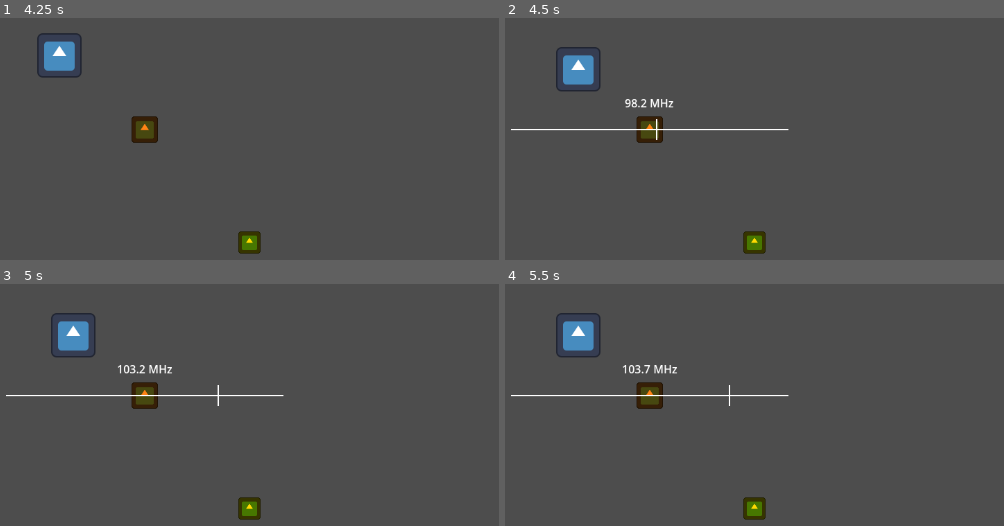
Above: before the commit, frames 1-4 (two rows, left to right).
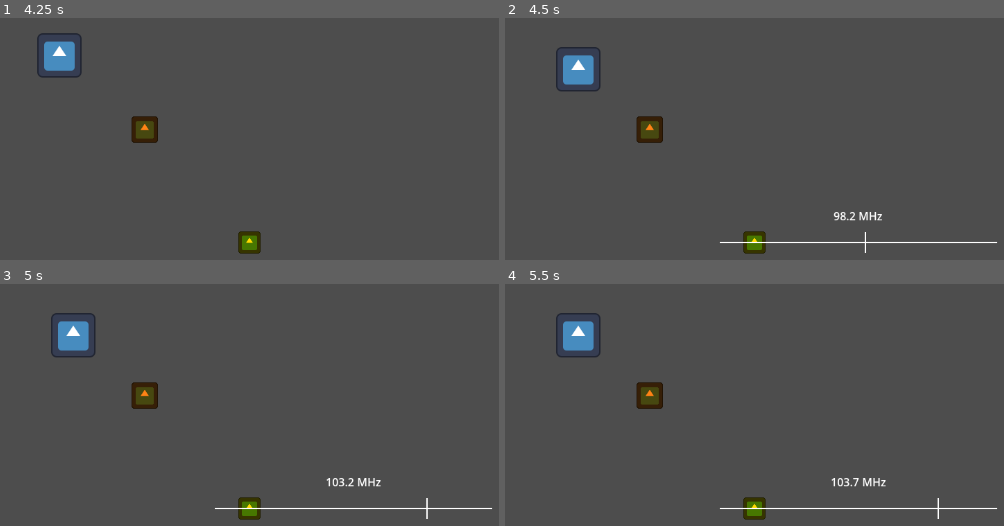
Above: after the commit, the same moments.

Repository: kurushimee/fear-the-weak
Game: Godot game, scene res://scenes/main.tscn
The game is run twice, just before and just after one commit, with the same random seed, the same clock (stepped at 60 frames per second) and the same inputs. The engine's default icon, where the game draws it, is replaced by a stand-in: a white triangle on a blue panel in a dark square.
Inputs:
- Up to frame 1 (4.25 s): tap Enter at 0.5, 2.75 s; hold Space (interact) 0.53-1.28 s; hold W (move_up) 0.53-2.03 s; tap Space (interact) at 1.35, 2, 2.85, 3.5 s; hold Space (interact) 2.03-2.78 s; hold A (move_left) 2.03-3.53 s; hold S (move_down) from 3.53 s (still down); hold Space (interact) from 3.53 s (still down)
- Up to frame 2 (4.5 s): release S (move_down) at 4.28 s; release Space (interact) at 4.28 s; hold D (move_right) from 4.28 s (still down); tap Space (interact) at 4.35 s
- Up to frame 3 (5 s): keep holding D (move_right)
- Up to frame 4 (5.5 s): tap Enter at 5 s; release D (move_right) at 5.03 s; hold W (move_up) from 5.03 s (still down); hold Space (interact) from 5.03 s (still down)

Frame 1 is identical in both runs. In frame 2, 1.2% of the frame differs, in the area x 1-99%, y 33-98%; in frame 3, 1.2%; in frame 4, 1.2%.

Commit message:
feat: make radio fullscreen

Diff:
--- a/scenes/objects/radio.tscn
+++ b/scenes/objects/radio.tscn
@@ -24,7 +24,9 @@
 script = ExtResource("2_interactable")
 interaction_prompt = "tune radio"
 
-[node name="RadioMinigameUI" parent="." instance=ExtResource("3_minigame")]
+[node name="CanvasLayer" type="CanvasLayer" parent="."]
+
+[node name="RadioMinigameUI" parent="CanvasLayer" instance=ExtResource("3_minigame")]
 
 [connection signal="interacted" from="Interactable" to="." method="_on_interacted"]
-[connection signal="minigame_completed" from="RadioMinigameUI" to="." method="_on_minigame_completed"]
+[connection signal="minigame_completed" from="CanvasLayer/RadioMinigameUI" to="." method="_on_minigame_completed"]
--- a/scripts/gameplay/objects/radio.gd
+++ b/scripts/gameplay/objects/radio.gd
@@ -2,7 +2,7 @@
 extends StaticBody2D
 
 @onready var interactable: Interactable = $Interactable
-@onready var minigame_ui: RadioMinigameUI = $RadioMinigameUI
+@onready var minigame_ui: RadioMinigameUI = $CanvasLayer/RadioMinigameUI
 
 
 func _on_interacted() -> void:
